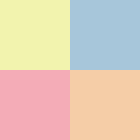
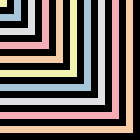
Two versions of the same layered image (w=140, h=140). Layer-by-layer changes:
hid "Layer 4", painted on it over bbox(0, 0, 140, 140)
